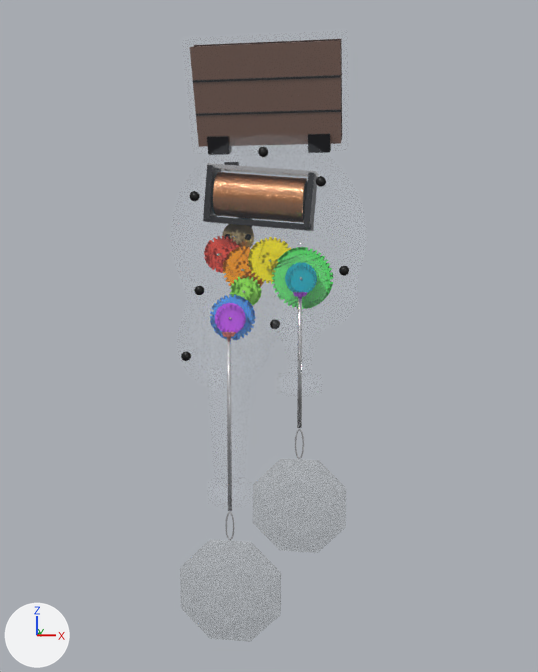
The Blender file Art/rainbow-maker/rainbow-maker-20261022.blend, before and after one commit.
Camera for both pictures: a camera (50 mm lens) standing at (0.0312, -0.203, -0.0042) and looking at (0.0002, -0.0008, -0.0274). The lights are fixed; the arrows at lower left show +X, +Y and +Z. The first picture is the older version.

The scene before the commit, as lines of its bpy script (objects in view):
```python
mat_rm_crystal = principled_material('rm_crystal')
mat_rm_crystal.base_color = (0.92, 0.96, 1.0)  # white #f6faff
mat_rm_crystal.metallic = 0.6
mat_rm_crystal.roughness = 0.02
mat_rm_crystal.alpha = 0.55
me_collar_left = bpy.data.meshes.new('collar_left')
me_collar_left.from_pydata(...)  # a 32-sided cylinder along z spanning x -0.00607..0.00607, y -0.00607..0.00607, z -0.00264..0.00264
me_collar_left.polygons.foreach_set('use_smooth', [True] * 34)
me_collar_left.materials.append(mat_rm_clear_plastic)  # white #edf6ff
me_crystal_left = bpy.data.meshes.new('crystal_left')
me_crystal_left.from_pydata(...)  # 34 vertices, 56 faces; spans x -0.0141..0.0141, y -0.0023..0.0023, z -0.0141..0.0141
me_crystal_left.materials.append(mat_rm_crystal)  # white #f6faff
me_crystal_right = bpy.data.meshes.new('crystal_right')
me_crystal_right.from_pydata(...)  # 34 vertices, 56 faces; spans x -0.0127..0.0127, y -0.0021..0.0021, z -0.0127..0.0127
me_crystal_right.materials.append(mat_rm_crystal)  # white #f6faff
ob_collar_left = bpy.data.objects.new('collar_left', me_collar_left)
ob_collar_left.parent = ob_housing
ob_collar_left.location = (-0.00967, -0.00744, -0.07)
ob_crystal_left = bpy.data.objects.new('crystal_left', me_crystal_left)
ob_crystal_left.parent = ob_crystal_shaft_left
ob_crystal_left.location = (0.0, 0.0, -0.0726)
ob_crystal_right = bpy.data.objects.new('crystal_right', me_crystal_right)
ob_crystal_right.parent = ob_crystal_shaft_right
ob_crystal_right.location = (0.0, 0.0, -0.058)
# also in view: 'sleeve_left_0' at (-0.0097, -0.0074, -0.0515); 'u_cap_left' at (-0.0097, -0.0071, -0.0258); 'collar_right' at (0.0095, -0.0074, -0.0393); 'u_cap_right' at (0.0095, -0.0071, -0.0148); 'housing_case' at (0.0, 0.0021, -0.0078)
```
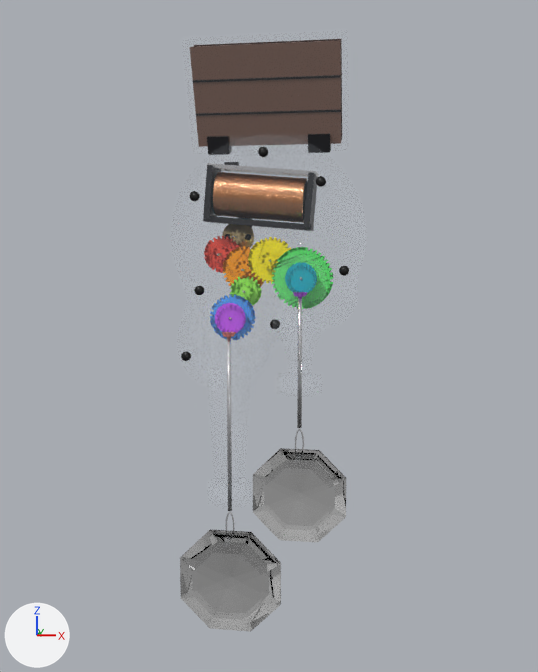
Edits to the bpy script that builds the scene:
```text
Change mat_rm_crystal:
    mat_rm_crystal.metallic: 0.6 -> 0.0
    mat_rm_crystal.alpha: 0.55 -> 1.0
    add mat_rm_crystal.transmission_weight = 1.0
Change me_crystal_right:
    used by ob_crystal_right; parent = ob_crystal_shaft_right; location = (0.0, 0.0, -0.058)
    remove me_crystal_right.from_pydata(...)  # 34 vertices, 56 faces; spans x -0.0127..0.0127, y -0.0021..0.0021, z -0.0127..0.0127
    add me_crystal_right.from_pydata(...)  # 50 vertices, 88 faces; spans x -0.0127..0.0127, y -0.0044..0.0044, z -0.0127..0.0127
    me_crystal_right part 1
    2 vertices are removed from x 0.0, y -0.0021..0.0021, z 0.0
    32 faces are deleted
    16 vertices move from x -0.0076..0.0076, y -0.0017..0.0017, z -0.0076..0.0076 to x -0.0084..0.0084, y -0.0033..0.0033, z -0.0084..0.0084
    18 vertices are added at x -0.0084..0.0084, y -0.0044..0.0044, z -0.0084..0.0084
    64 new faces join them
Change me_crystal_left:
    used by ob_crystal_left; parent = ob_crystal_shaft_left; location = (0.0, 0.0, -0.0726)
    remove me_crystal_left.from_pydata(...)  # 34 vertices, 56 faces; spans x -0.0141..0.0141, y -0.0023..0.0023, z -0.0141..0.0141
    add me_crystal_left.from_pydata(...)  # 50 vertices, 88 faces; spans x -0.0141..0.0141, y -0.0049..0.0049, z -0.0141..0.0141
    me_crystal_left part 2
    2 vertices are removed from x 0.0, y -0.0023..0.0023, z 0.0
    32 faces are deleted
    32 vertices move from x -0.0141..0.0141, y -0.0019..0.0019, z -0.0141..0.0141 to x -0.0141..0.0141, y -0.0037..0.0037, z -0.0141..0.0141
    18 vertices are added at x -0.0093..0.0093, y -0.0049..0.0049, z -0.0093..0.0093
    64 new faces join them
Add me_crystal_left_hole:
    me_crystal_left_hole.from_pydata(...)  # a 12-sided cylinder along y spanning x -0.00069..0.00069, y -0.00505..0.00505, z 0.01161..0.01298
    me_crystal_left_hole.polygons.foreach_set('use_smooth', [True] * 14)
    me_crystal_left_hole.materials.append(mat_rm_clear_plastic)  # white #edf6ff
Change ob_crystal_right:
    ob_crystal_right.location: (0.0, 0.0, -0.058) -> (0.0, 0.0, -0.0551)
Change ob_crystal_left:
    ob_crystal_left.location: (0.0, 0.0, -0.0726) -> (0.0, 0.0, -0.0697)
Add ob_crystal_left_hole:
    ob_crystal_left_hole = bpy.data.objects.new('crystal_left_hole', me_crystal_left_hole)
    ob_crystal_left_hole.parent = ob_crystal_left
    ob_crystal_left_hole.location = (0.0, 0.0, 0.0)
```

Boxes (x1, y1, x2, y2) around the edits, measured in the pictures (538 x 672 px):
'crystal_left', surface changed, reshaped, moved: before (180, 539, 281, 642); after (180, 530, 281, 632)
'crystal_right', reshaped, moved: before (253, 459, 346, 553); after (253, 448, 346, 542)
'crystal_left_hole', added: after (224, 529, 236, 548)
'crystal_right_hole', now drawn: after (295, 455, 301, 464)
part 1 of me_crystal_right, built on: before (253, 460, 346, 553); after (253, 450, 346, 542)
